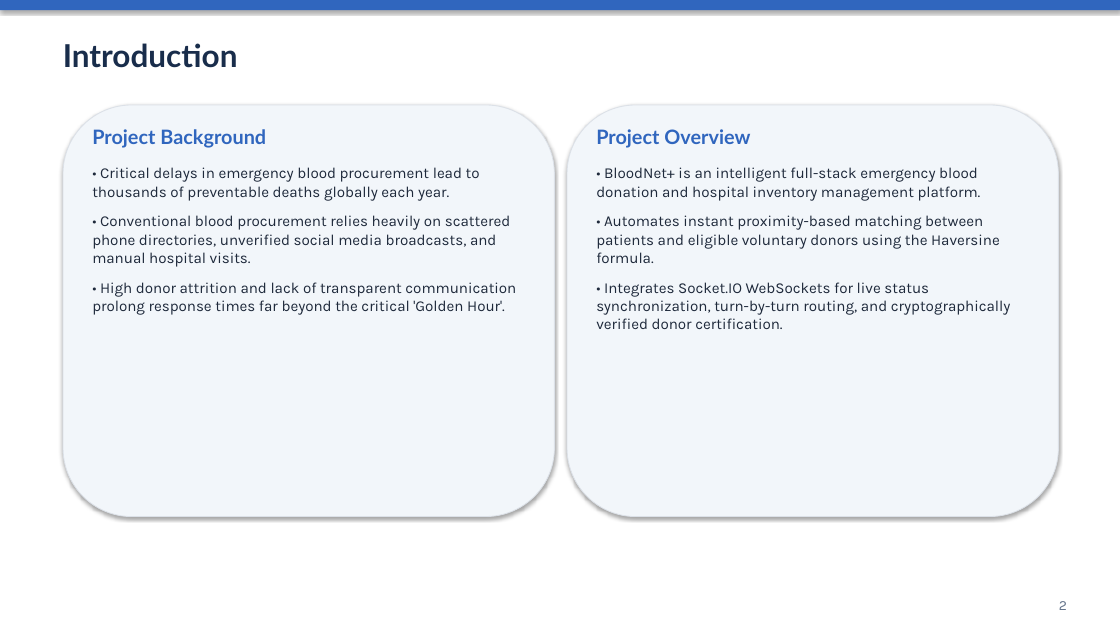
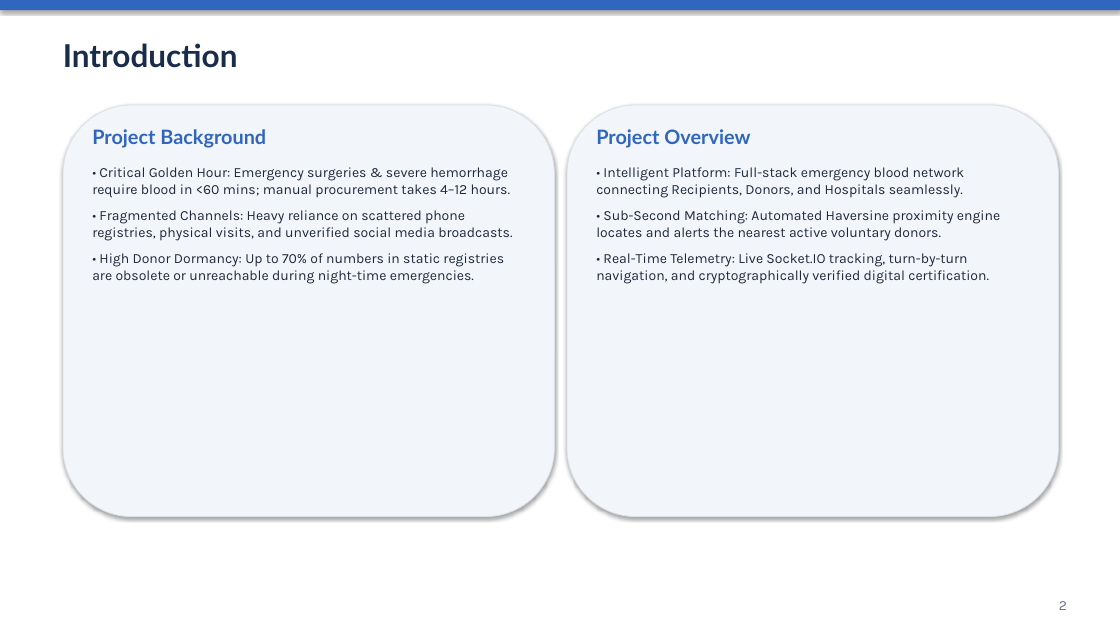
Before and after one commit to rohitmanu-design/BloodNet, a slide deck: slide 2 of BLOODNET_PROJECT_PRESENTATION.pptx. Drawn at 1120x630 pixels with LibreOffice and Linux fonts; fonts in the diff are those of the drawing. Boxes give left, top, right and bottom in pixels: in the first picture for what was removed or moved away, otherwise in the second. Text is boxed around its words. In the diff, an @@ line names an element or a change of style, - is before the commit and + after.

```diff
--- a/BLOODNET_PROJECT_PRESENTATION.pptx
+++ b/BLOODNET_PROJECT_PRESENTATION.pptx
@@ text at (x1=92, y1=167, x2=512, y2=284): text changed; size 13 to 12 pt @@
-• Critical delays in emergency blood procurement lead to thousands of preventable deaths globally each year.
-• Conventional blood procurement relies heavily on scattered phone directories, unverified social media broadcasts, and manual hospital visits.
-• High donor attrition and lack of transparent communication prolong response times far beyond the critical 'Golden Hour'.
+• Critical Golden Hour: Emergency surgeries & severe hemorrhage require blood in <60 mins; manual procurement takes 4–12 hours.
+• Fragmented Channels: Heavy reliance on scattered phone registries, physical visits, and unverified social media broadcasts.
+• High Donor Dormancy: Up to 70% of numbers in static registries are obsolete or unreachable during night-time emergencies.
@@ text at (x1=596, y1=167, x2=1000, y2=284): text changed; size 13 to 12 pt @@
-• BloodNet+ is an intelligent full-stack emergency blood donation and hospital inventory management platform.
-• Automates instant proximity-based matching between patients and eligible voluntary donors using the Haversine formula.
-• Integrates Socket.IO WebSockets for live status synchronization, turn-by-turn routing, and cryptographically verified donor certification.
+• Intelligent Platform: Full-stack emergency blood network connecting Recipients, Donors, and Hospitals seamlessly.
+• Sub-Second Matching: Automated Haversine proximity engine locates and alerts the nearest active voluntary donors.
+• Real-Time Telemetry: Live Socket.IO tracking, turn-by-turn navigation, and cryptographically verified digital certification.
```
Also in this commit, not shown: 11 other slides changed, 5 other files.
